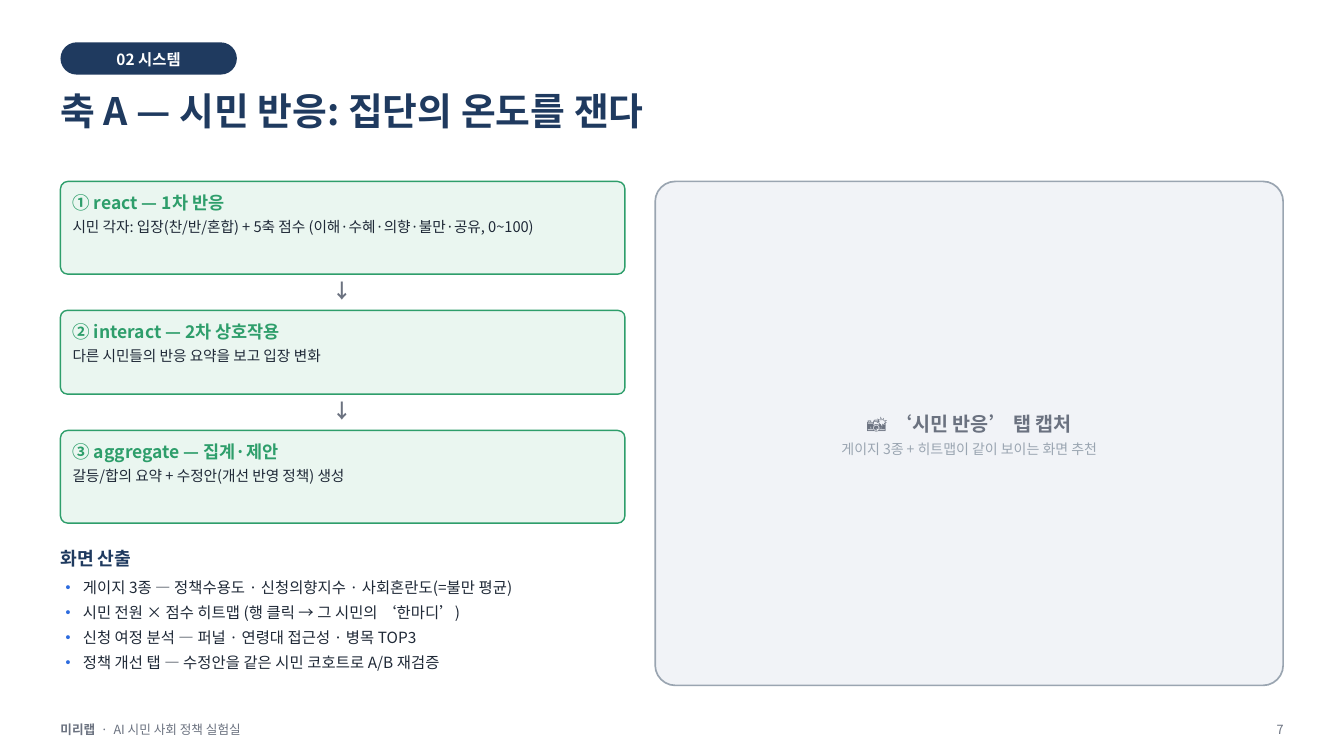
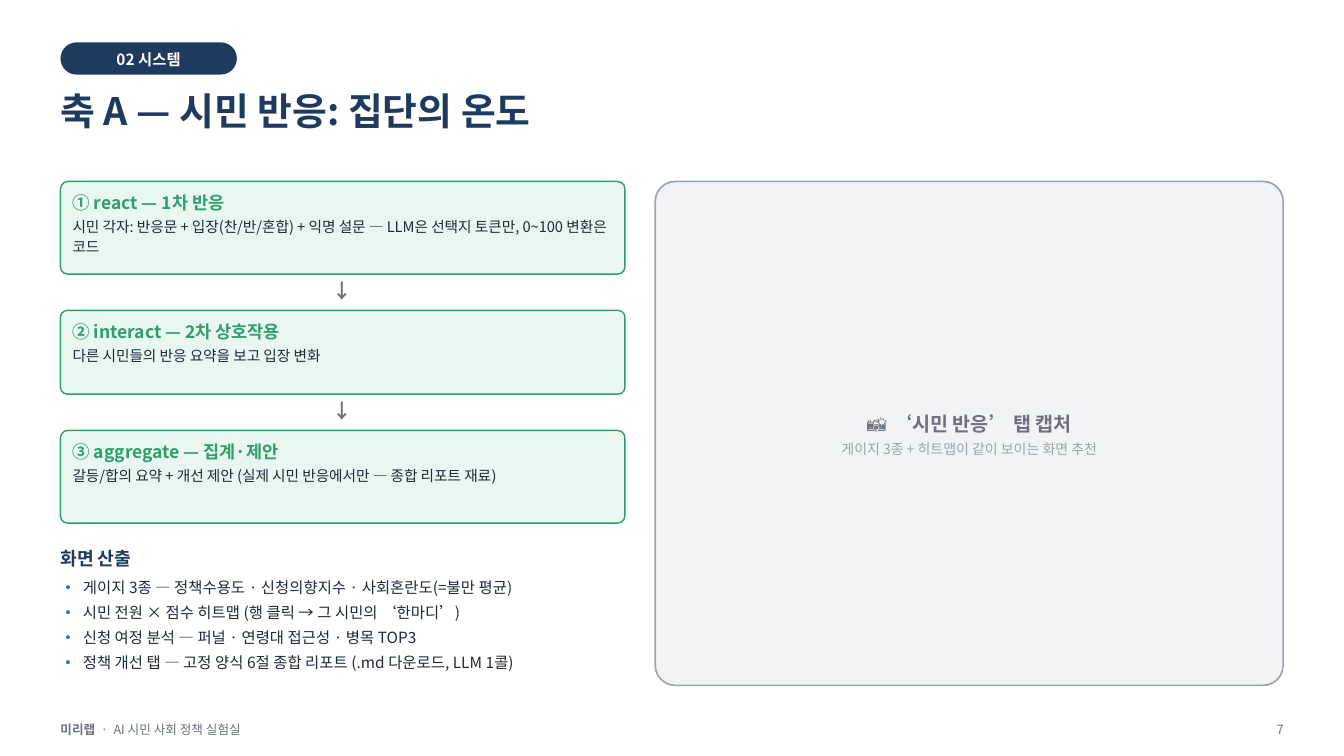
Before and after one commit to minoak/MiriLab_1, a slide deck: slide 7 of notebooks/미리랩_발표.pptx. Drawn at 1344x756 pixels with LibreOffice and Linux fonts; fonts in the diff are those of the drawing. Boxes give left, top, right and bottom in pixels: in the first picture for what was removed or moved away, otherwise in the second. Text is boxed around its words. In the diff, an @@ line names an element or a change of style, - is before the commit and + after.

```diff
--- a/notebooks/미리랩_발표.pptx
+++ b/notebooks/미리랩_발표.pptx
@@ text at bbox=[60, 93, 531, 129]: text changed @@
-축 A — 시민 반응: 집단의 온도를 잰다
+축 A — 시민 반응: 집단의 온도
@@ text at bbox=[73, 219, 606, 252]: text changed @@
-시민 각자: 입장(찬/반/혼합) + 5축 점수 (이해·수혜·의향·불만·공유, 0~100)
+시민 각자: 반응문 + 입장(찬/반/혼합) + 익명 설문 — LLM은 선택지 토큰만, 0~100 변환은 코드
@@ text at bbox=[73, 468, 496, 484]: text changed @@
-갈등/합의 요약 + 수정안(개선 반영 정책) 생성
+갈등/합의 요약 + 개선 제안 (실제 시민 반응에서만 — 종합 리포트 재료)
@@ text at bbox=[83, 655, 514, 671]: text changed @@
-• 정책 개선 탭 — 수정안을 같은 시민 코호트로 A/B 재검증
+• 정책 개선 탭 — 고정 양식 6절 종합 리포트 (.md 다운로드, LLM 1콜)
```
Also in this commit, not shown: 15 other slides changed, 3 slides added, 2 slides removed, 59 other files.
